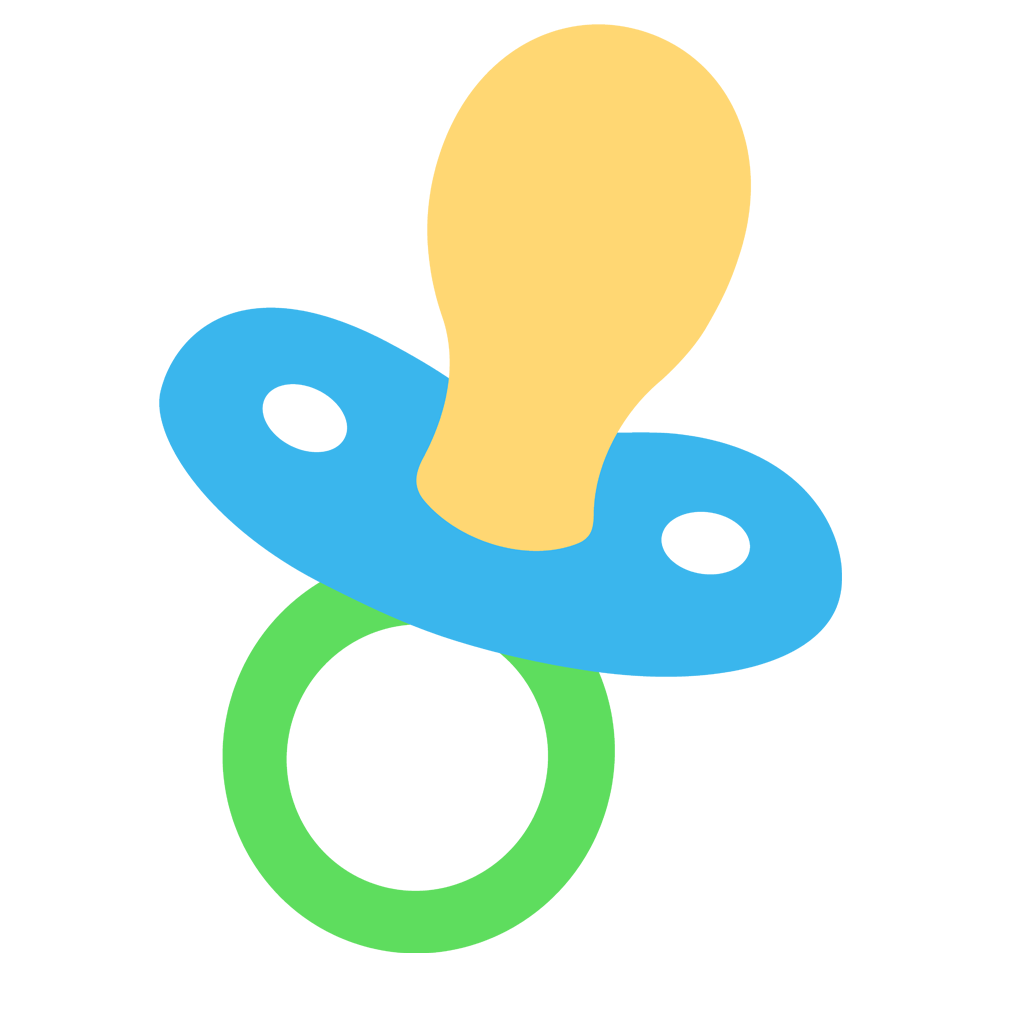
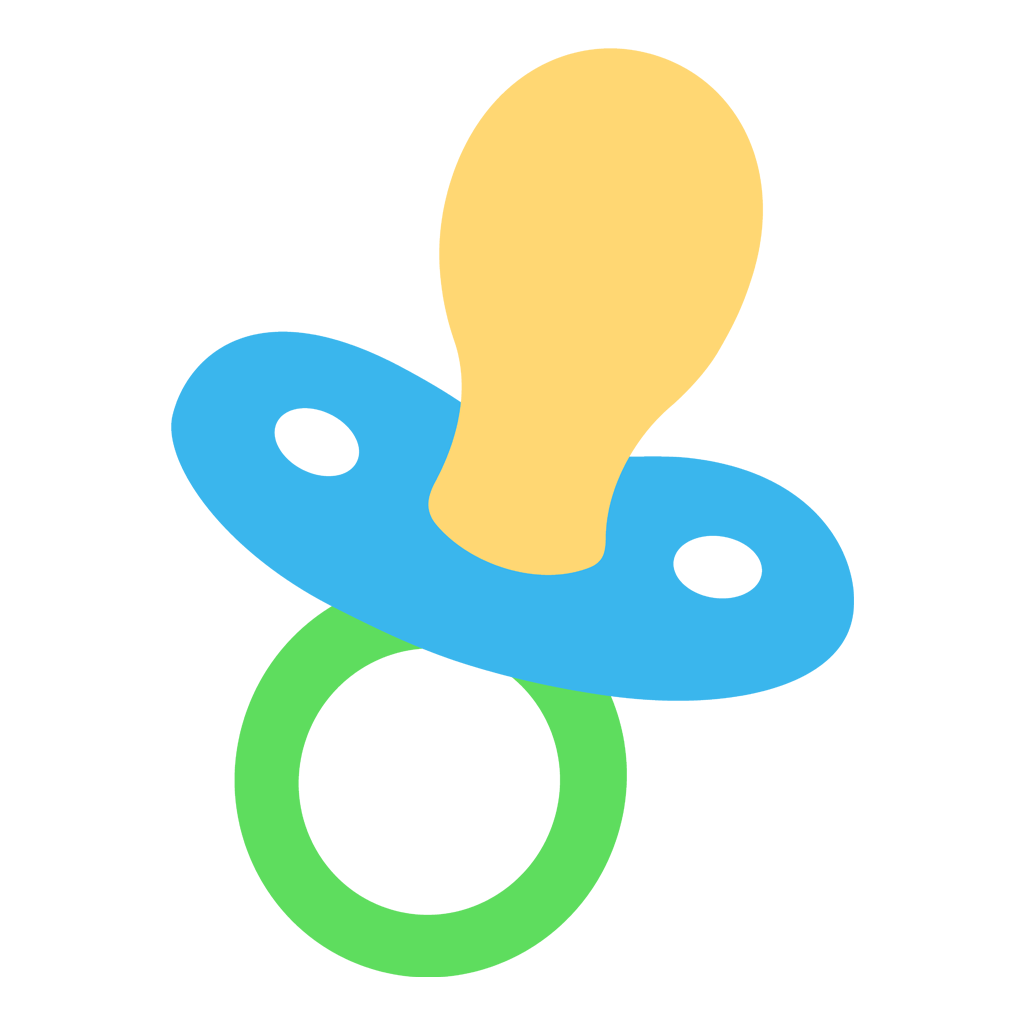
Layers edited between the first and the second 1024 × 1024 image:
painted on "Layer 2" over [159, 24, 854, 977]
